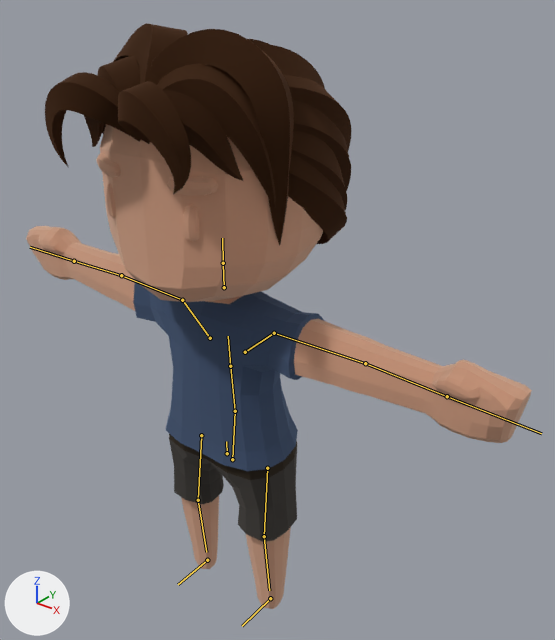
Renders of the glTF model assets/models/characters/skater_slim_boy.glb from each side of a commit.
Rendered twice from a 50 mm lens placed at (2.48, -2.66, 3.61), pointed at (0.22, 0.17, 1.85). Every picture has the same lights, and +X, +Y and +Z are marked at lower left. The picture after the commit comes second. The bones that change, and the others that lie on the model, are drawn over the model as lines.

In view in the first picture: 'Body'.
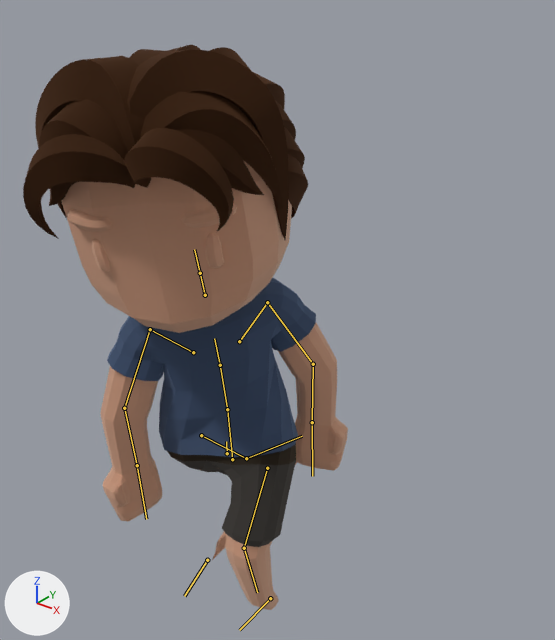
The newer file adds an action. The first version stands in its rest pose; the second is drawn at frame 10 of the action 'push'.

Pixel boxes [x1, y1, x2, y2] of what changed, in the pictures (555 x 640 px):
'Body', posed (36% narrower): before [26, 23, 532, 609]; after [23, 45, 348, 610]
bone 'Hips', root to tip: before (232, 459) to (235, 411); after (232, 459) to (227, 409)
bone 'Abdomen', root to tip: before (235, 411) to (230, 366); after (227, 409) to (220, 365)
bone 'Torso', root to tip: before (230, 366) to (228, 336); after (220, 365) to (214, 338)
bone 'Neck', root to tip: before (224, 287) to (223, 263); after (205, 295) to (200, 273)
bone 'Shoulder.L', root to tip: before (245, 352) to (274, 333); after (239, 341) to (267, 302)
bone 'UpperArm.L', root to tip: before (274, 333) to (365, 363); after (267, 302) to (313, 364)
bone 'LowerArm.L', root to tip: before (365, 363) to (447, 396); after (313, 364) to (312, 422)
bone 'Shoulder.R', root to tip: before (210, 338) to (182, 300); after (193, 352) to (150, 329)
bone 'UpperArm.R', root to tip: before (182, 300) to (121, 275); after (150, 329) to (124, 408)
bone 'LowerArm.R', root to tip: before (121, 275) to (74, 261); after (124, 408) to (137, 465)
bone 'UpperLeg.L', root to tip: before (267, 468) to (264, 536); after (267, 468) to (244, 548)
bone 'LowerLeg.L', root to tip: before (264, 536) to (269, 590); after (244, 548) to (257, 592)
bone 'UpperLeg.R', root to tip: before (201, 435) to (198, 500); after (201, 435) to (246, 458)
bone 'LowerLeg.R', root to tip: before (198, 500) to (206, 552); after (246, 458) to (302, 436)
bone 'Foot.L', root to tip: before (270, 598) to (242, 626); after (270, 598) to (239, 630)
bone 'Foot.R', root to tip: before (207, 560) to (178, 584); after (207, 560) to (184, 596)

The edits, one by one:
Bone 'Hips' (bone_hips) turns from (0, 0, 0) to (3, 21, 9) degrees about its own x, y and z.
Bone 'Abdomen' (bone_abdomen) turns from (0, 0, 0) to (0, 14, -1) degrees about its own x, y and z.
Bone 'Torso' (bone_torso) turns from (0, 0, 0) to (11, 14, 3) degrees about its own x, y and z.
Bone 'Neck' (bone_neck) turns from (0, 0, 0) to (0, -22, 0) degrees about its own x, y and z.
Bone 'Shoulder.L' (bone_shoulder_l) turns from (0, 0, 0) to (-9, 8, -1) degrees about its own x, y and z.
Bone 'UpperArm.L' (bone_upperarm_l) turns from (0, 0, 0) to (-69, 4, -12) degrees about its own x, y and z.
Bone 'LowerArm.L' (bone_lowerarm_l) turns from (0, 0, 0) to (-28, -1, 0) degrees about its own x, y and z.
Bone 'Shoulder.R' (bone_shoulder_r) turns from (0, 0, 0) to (-11, -9, 1) degrees about its own x, y and z.
Bone 'UpperArm.R' (bone_upperarm_r) turns from (0, 0, 0) to (-63, -4, 16) degrees about its own x, y and z.
Bone 'LowerArm.R' (bone_lowerarm_r) turns from (0, 0, 0) to (-22, 1, 0) degrees about its own x, y and z.
Bone 'UpperLeg.L' (bone_upperleg_l) turns from (0, 0, 0) to (-28, -6, 0) degrees about its own x, y and z.
Bone 'LowerLeg.L' (bone_lowerleg_l) turns from (0, 0, 0) to (38, 0, 0) degrees about its own x, y and z.
Bone 'UpperLeg.R' (bone_upperleg_r) turns from (0, 0, 0) to (52, 13, 1) degrees about its own x, y and z.
Bone 'LowerLeg.R' (bone_lowerleg_r) turns from (0, 0, 0) to (30, 0, 0) degrees about its own x, y and z.
Bone 'Foot.L' (bone_foot_l) turns from (0, 0, 0) to (-12, 0, -6) degrees about its own x, y and z.
Bone 'Foot.R' (bone_foot_r) turns from (0, 0, 0) to (-22, 0, 6) degrees about its own x, y and z.
